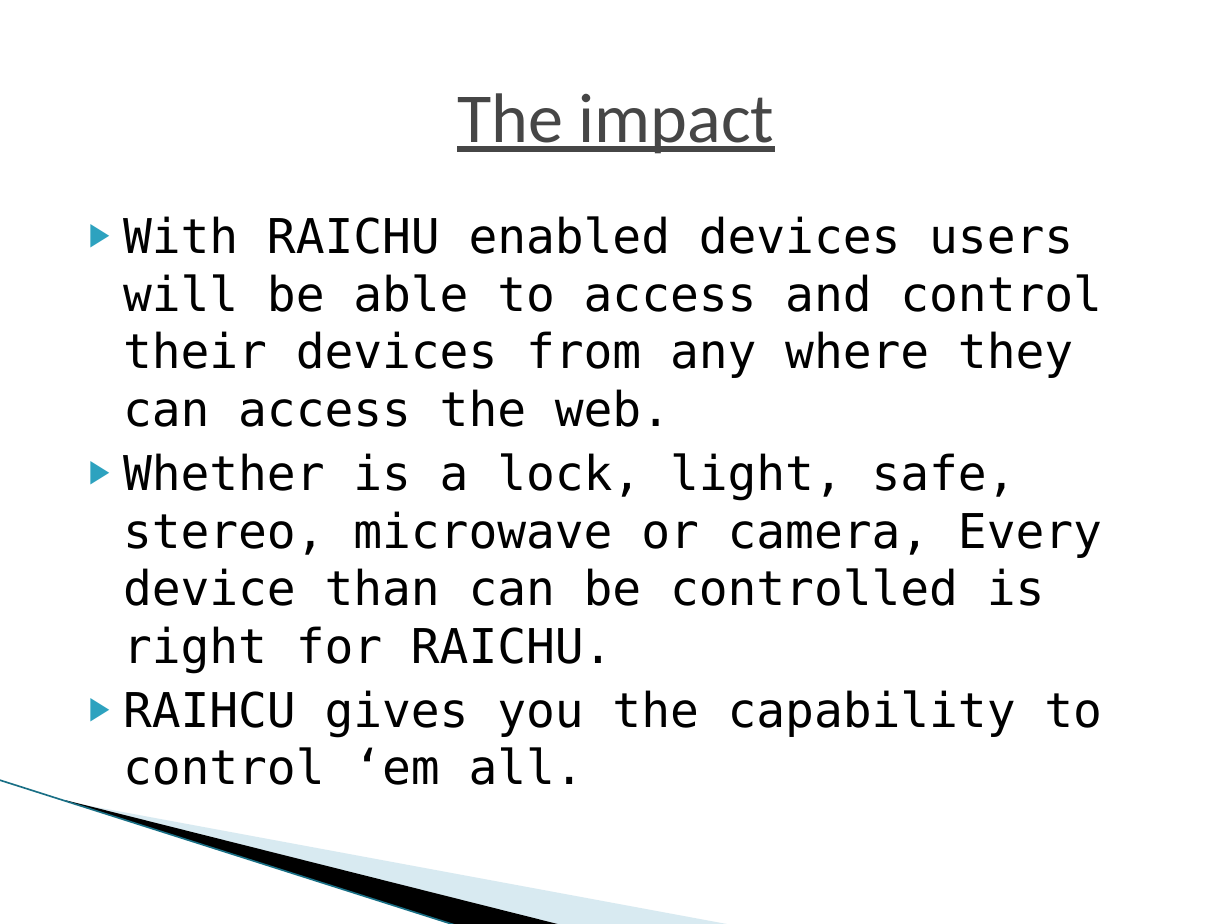
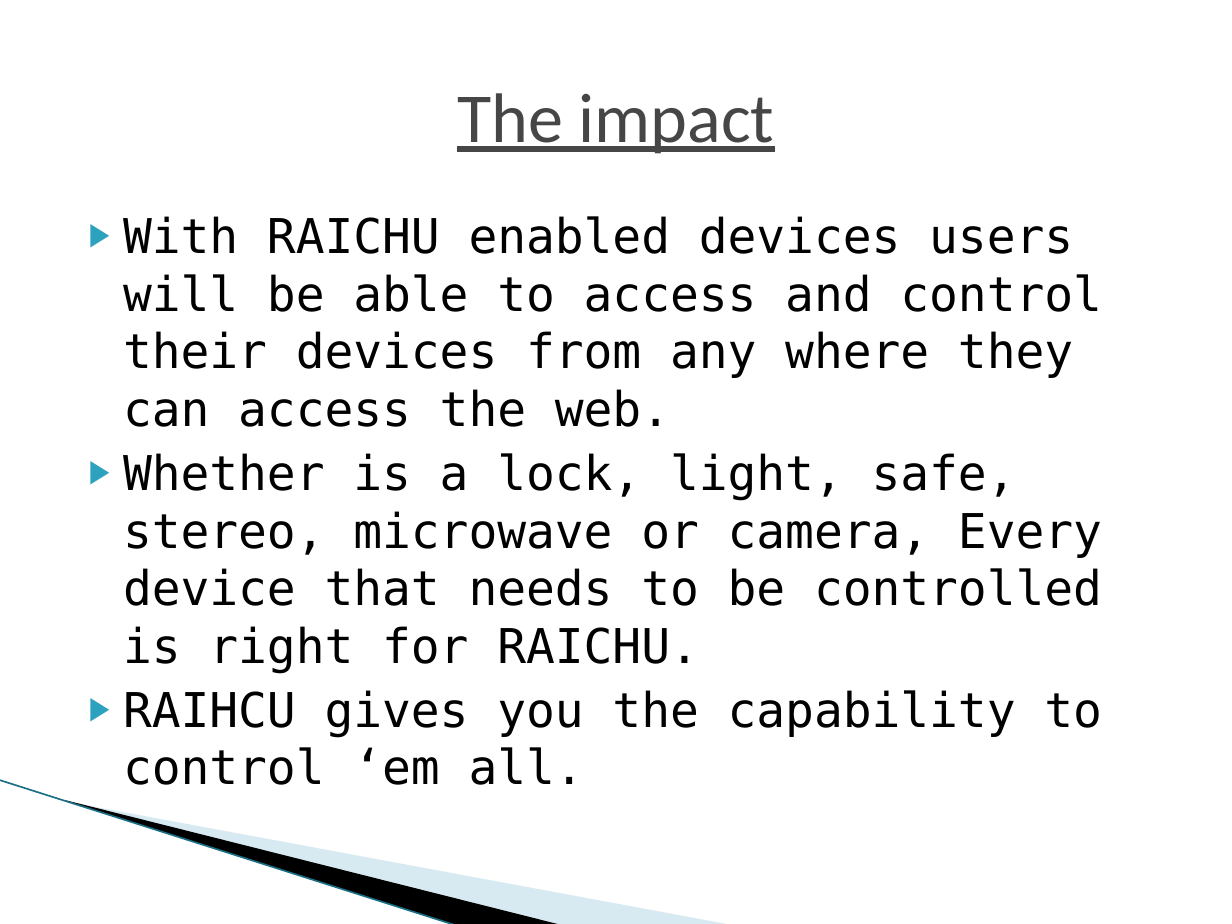
Before and after one commit to nomastmas/raichu, a slide deck: slide 6 of docs/final_presentation.pptx. Drawn at 1232x924 pixels with LibreOffice and Linux fonts; fonts in the diff are those of the drawing; background and template pictures are left out. Boxes give left, top, right and bottom in pixels: in the first picture for what was removed or moved away, otherwise in the second. Text is boxed around its words. In the diff, an @@ line names an element or a change of style, - is before the commit and + after.

Commit message:
added requirements and update slides from a typo

```diff
--- a/docs/final_presentation.pptx
+++ b/docs/final_presentation.pptx
@@ text at (123,453,1102,674): text changed @@
-▶ Whether is a lock, light, safe, stereo, microwave or camera, Every device than can be controlled is right for RAICHU.
+▶ Whether is a lock, light, safe, stereo, microwave or camera, Every device that needs to be controlled is right for RAICHU.
```
Also in this commit, not shown: 1 other slide changed, 1 other file.
